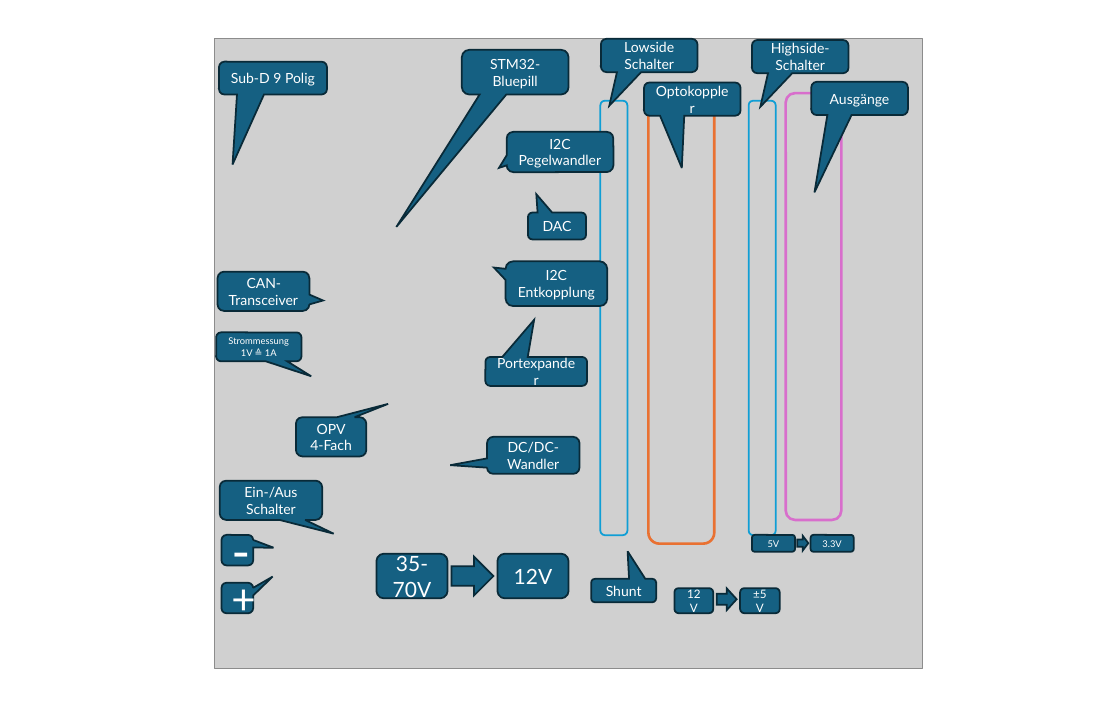
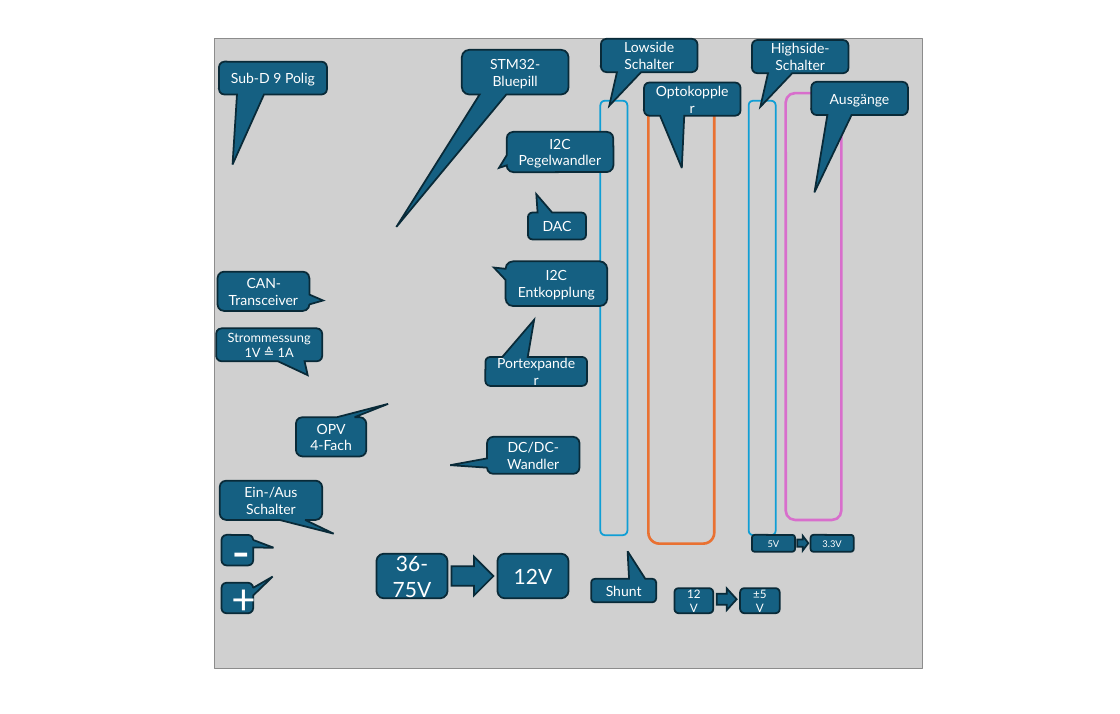
Before and after one commit to QuarkBaellchen5/active-balancing, a slide deck: slide 1 of Dokumentation/Anleitung/Layout_beschfriftet.pptx. Drawn at 1120x714 pixels with LibreOffice and Linux fonts; fonts in the diff are those of the drawing; grey boxes stand for pictures. Boxes give left, top, right and bottom in pixels: in the first picture for what was removed or moved away, otherwise in the second. Text is boxed around its words. In the diff, an @@ line names an element or a change of style, - is before the commit and + after.

```diff
--- a/Dokumentation/Anleitung/Layout_beschfriftet.pptx
+++ b/Dokumentation/Anleitung/Layout_beschfriftet.pptx
@@ rounded speech box "Strommessung 1V ≙ 1A": place and size @@
-rounded speech box "Strommessung 1V ≙ 1A" at <box>216,333,302,361</box>
+rounded speech box "Strommessung 1V ≙ 1A" at <box>216,329,322,361</box>
@@ rounded speech box "Strommessung 1V ≙ 1A" at <box>216,329,322,361</box>: size 8 to 11 pt; proportions changed @@
@@ text in rounded rectangle at <box>393,553,432,601</box>: text changed @@
-35-70V
+36-75V
```
Also in this commit, not shown: 23 other files.
